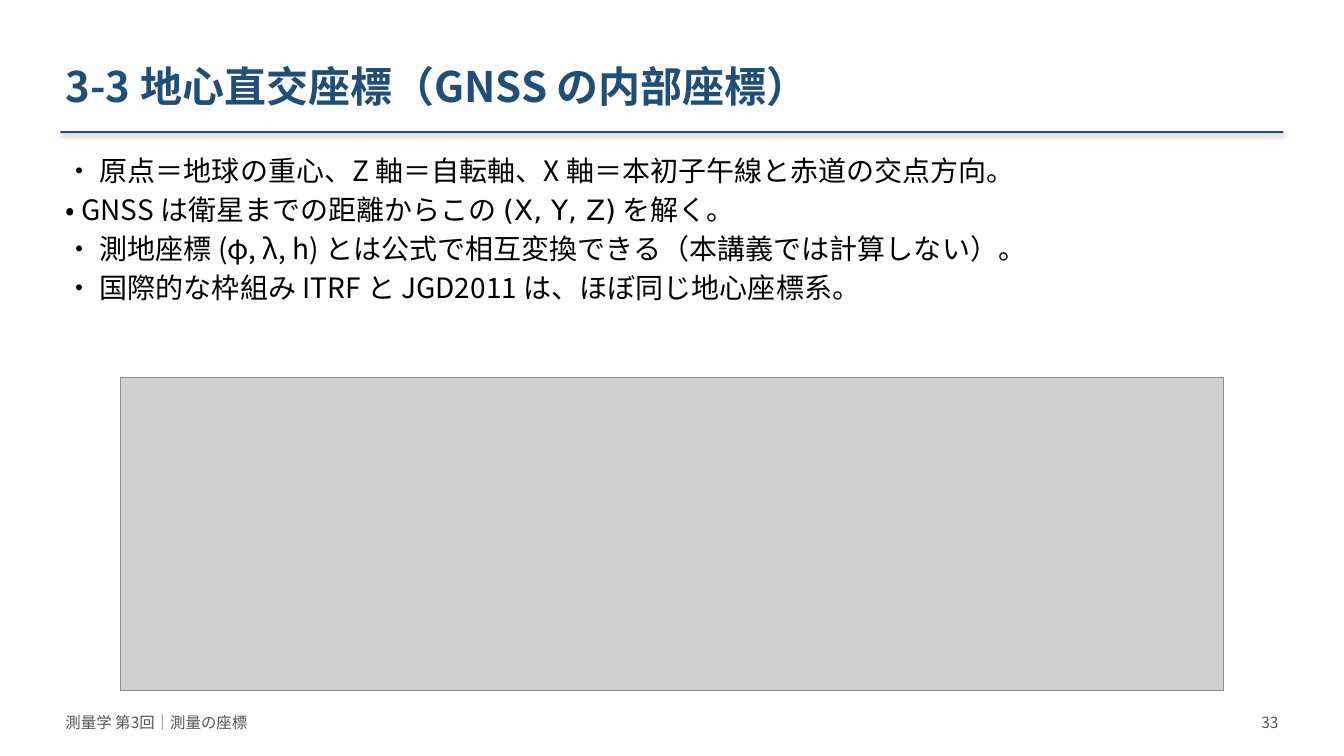
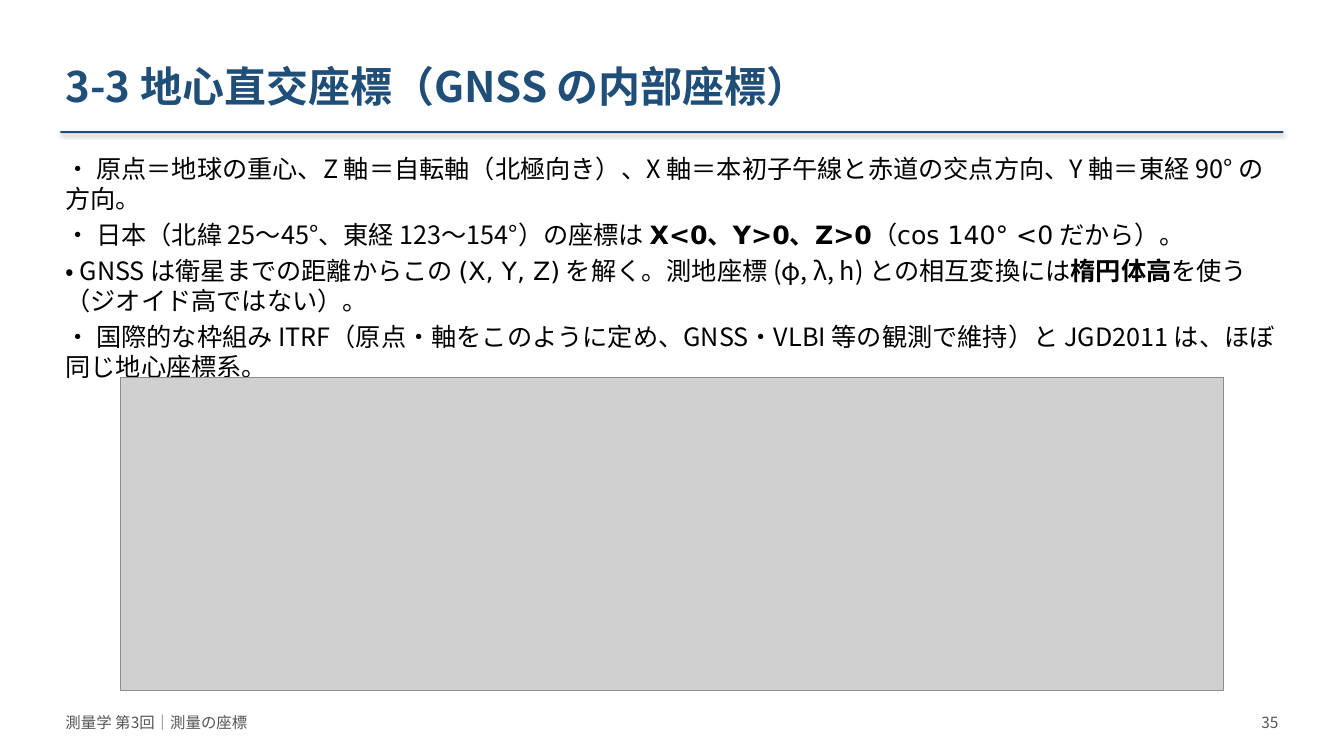
Before and after one commit to NN3210/Lecture, a slide deck: slide 35 of Surveying/materials/slides/第03回_測量の座標/slides.pptx (slide 33 before the commit). Drawn at 1344x756 pixels with LibreOffice and Linux fonts; fonts in the diff are those of the drawing; grey boxes stand for pictures. Boxes give left, top, right and bottom in pixels: in the first picture for what was removed or moved away, otherwise in the second. Text is boxed around its words. In the diff, an @@ line names an element or a change of style, - is before the commit and + after.

```diff
--- a/Surveying/materials/slides/第03回_測量の座標/slides.pptx
+++ b/Surveying/materials/slides/第03回_測量の座標/slides.pptx
@@ text at [65, 156, 1275, 382]: text changed; size 20 to 18 pt @@
-• 原点＝地球の重心、Z 軸＝自転軸、X 軸＝本初子午線と赤道の交点方向。
-• GNSS は衛星までの距離からこの (X, Y, Z) を解く。
-• 測地座標 (φ, λ, h) とは公式で相互変換できる（本講義では計算しない）。
-• 国際的な枠組み ITRF と JGD2011 は、ほぼ同じ地心座標系。
+• 原点＝地球の重心、Z 軸＝自転軸（北極向き）、X 軸＝本初子午線と赤道の交点方向、Y 軸＝東経 90° の方向。
+• 日本（北緯 25〜45°、東経 123〜154°）の座標は X<0、Y>0、Z>0（cos 140° <0 だから）。
+• GNSS は衛星までの距離からこの (X, Y, Z) を解く。測地座標 (φ, λ, h) との相互変換には楕円体高を使う（ジオイド高ではない）。
+• 国際的な枠組み ITRF（原点・軸をこのように定め、GNSS・VLBI 等の観測で維持）と JGD2011 は、ほぼ同じ地心座標系。
@@ text at [1261, 716, 1278, 728]: text changed @@
-33
+35
```
Also in this commit, not shown: 60 other slides changed, 6 slides added, 5 other files.
